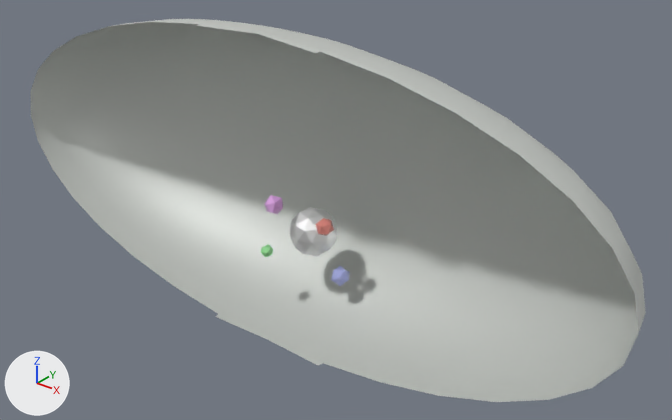
A saved change to the Blender file _source_assets/project-tiles/tile-2.blend.
The view is the same before and after, from a 50 mm camera at (21.6, -23.3, 17.2) aimed at (1.0, 2.4, 1.2). Lighting does not change. The marker at lower left points along +X, +Y and +Z.
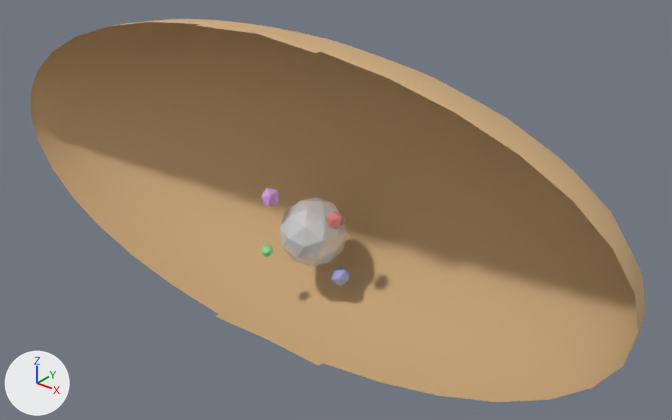
Commit message: Project tile scenes

The change, as a list of edits to the scene's bpy script:
```text
Change mat_background:
    mat_background.base_color: (0.606, 0.63, 0.597) -> (0.63, 0.421, 0.216)  # light grey #ccd0cb -> brown #d0ae80
    mat_background.roughness: 0.51 -> 1.0
Change mat_sphere:
    mat_sphere.roughness: 0.596 -> 0.0
Change ob_icosphere:
    ob_icosphere.rotation_euler: (0.0, 0.0, 0.0) -> (-0.413, 1.186, -0.477)  # degrees (0, 0, 0) -> degrees (-24, 68, -27)
    ob_icosphere.scale: (1.0, 1.0, 1.0) -> (1.41, 1.41, 1.41)
Change ob_icosphere_001:
    ob_icosphere_001.location: (-0.94, 1.01, 1.39) -> (-1.2, 1.07, 1.61)
Change ob_icosphere_002:
    ob_icosphere_002.location: (1.09, 1.66, 0.79) -> (1.51, 1.77, 1.17)
```

Boxes [x1, y1, x2, y2] around the edits, measured in the pictures (672 x 420 px):
'Background', recoloured, surface changed (grey to brown)
    both: [31, 19, 646, 402]
'Icosphere', surface changed, turned, rescaled
    before: [289, 207, 337, 256]
    after: [280, 197, 348, 267]
'Icosphere.002', moved
    before: [316, 218, 334, 236]
    after: [326, 211, 344, 229]
'Icosphere.001', moved
    before: [265, 195, 283, 214]
    after: [261, 188, 279, 207]
